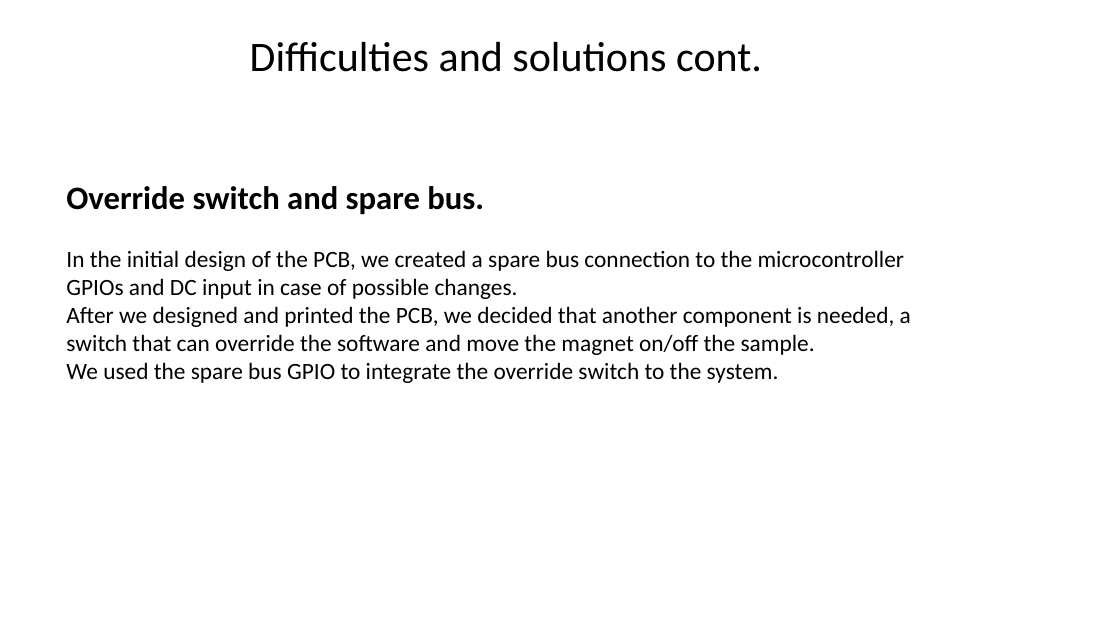
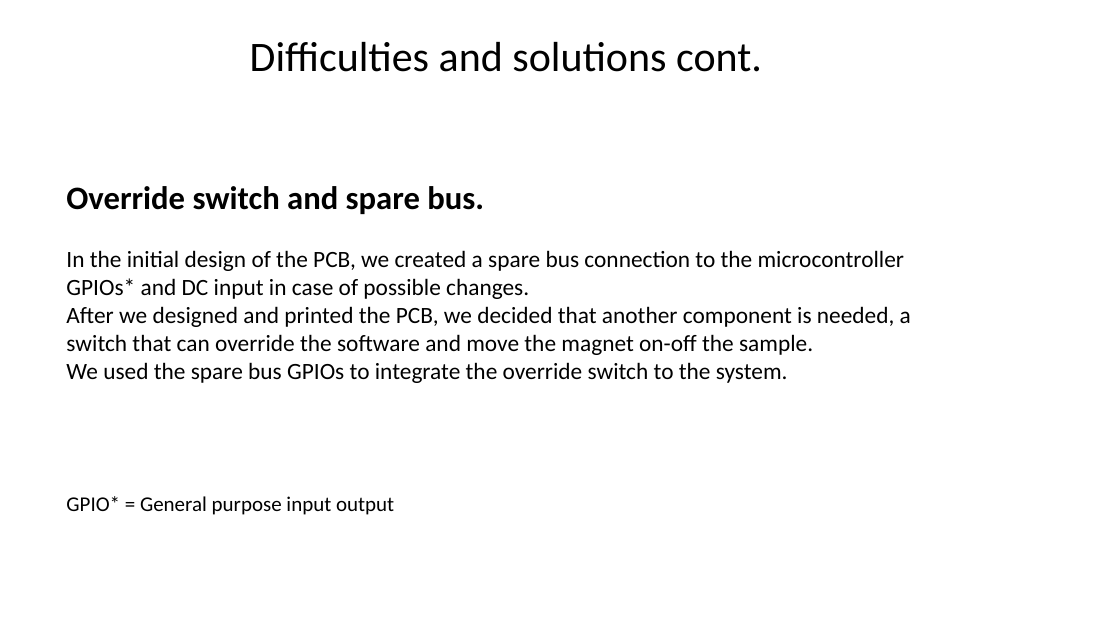
Before and after one commit to eylonk12/university_project, a slide deck: slide 8 of main/prs_2022-048p.pptx. Drawn at 1120x630 pixels with LibreOffice and Linux fonts; fonts in the diff are those of the drawing; background and template pictures are left out. Boxes give left, top, right and bottom in pixels: in the first picture for what was removed or moved away, otherwise in the second. Text is boxed around its words. In the diff, an @@ line names an element or a change of style, - is before the commit and + after.

```diff
--- a/main/prs_2022-048p.pptx
+++ b/main/prs_2022-048p.pptx
@@ text at (66, 250, 911, 383): text changed @@
-In the initial design of the PCB, we created a spare bus connection to the microcontroller GPIOs and DC input in case of possible changes.
-After we designed and printed the PCB, we decided that another component is needed, a switch that can override the software and move the magnet on/off the sample.
-We used the spare bus GPIO to integrate the override switch to the system.
+In the initial design of the PCB, we created a spare bus connection to the microcontroller GPIOs* and DC input in case of possible changes.
+After we designed and printed the PCB, we decided that another component is needed, a switch that can override the software and move the magnet on-off the sample.
+We used the spare bus GPIOs to integrate the override switch to the system.
@@ text added at (66, 496, 394, 515), 18 pt, text #000000 @@
+GPIO* = General purpose input output
```
Also in this commit, not shown: 4 other slides changed, 2 other files.
